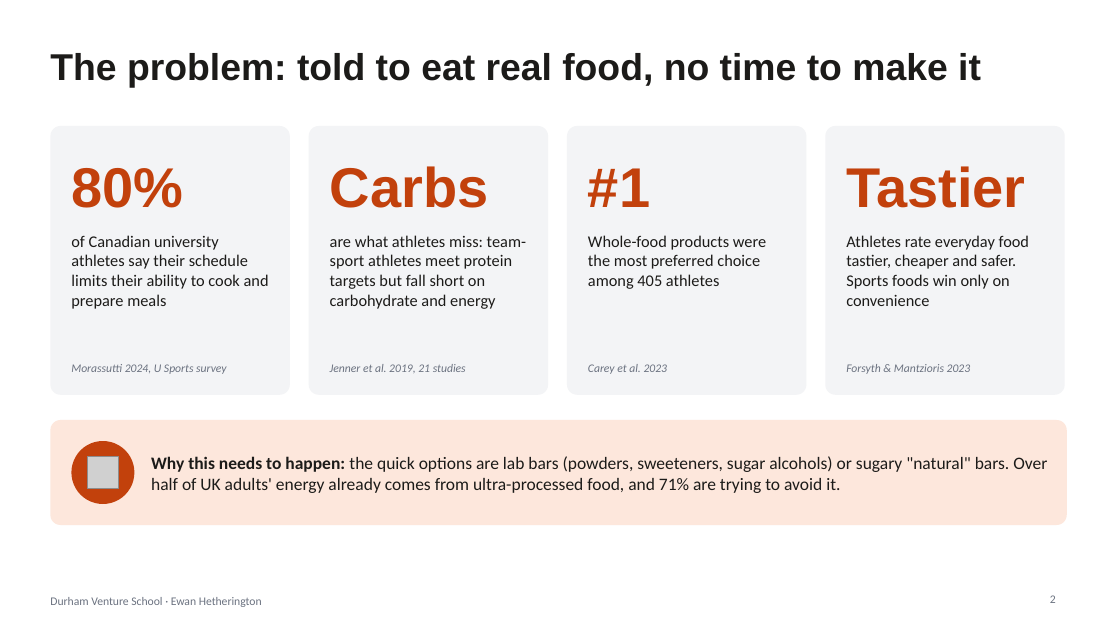
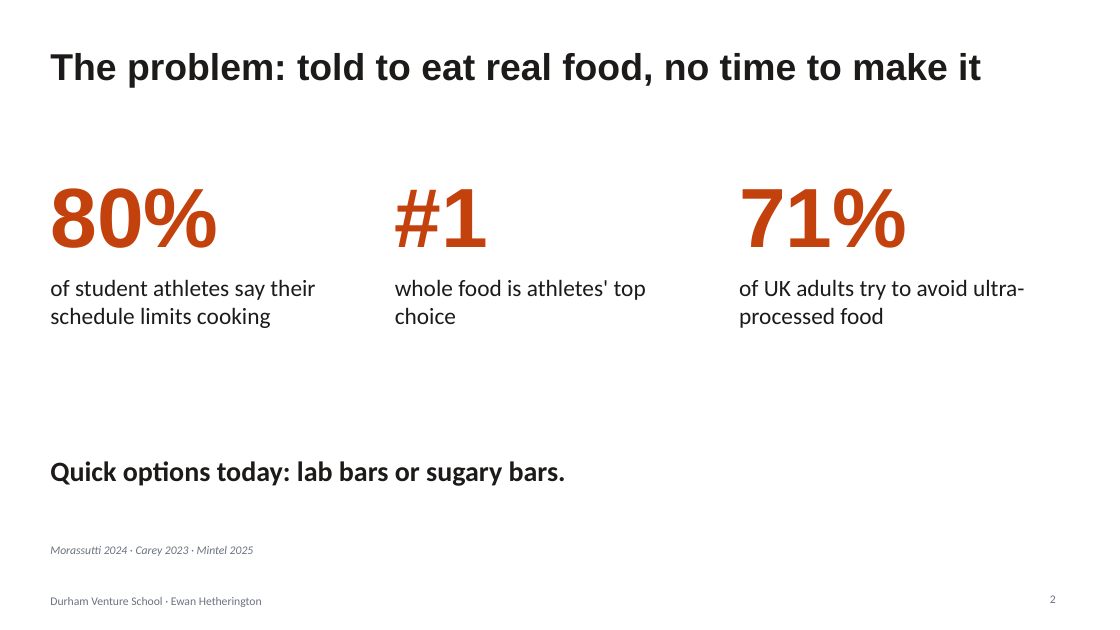
Before and after one commit to ewanh2005-alt/Ewan, a slide deck: slide 2 of 09-pitch/pitch-deck.pptx. Drawn at 1120x630 pixels with LibreOffice and Linux fonts; fonts in the diff are those of the drawing; grey boxes stand for pictures. Boxes give left, top, right and bottom in pixels: in the first picture for what was removed or moved away, otherwise in the second. Text is boxed around its words. In the diff, an @@ line names an element or a change of style, - is before the commit and + after.

```diff
--- a/09-pitch/pitch-deck.pptx
+++ b/09-pitch/pitch-deck.pptx
@@ rounded rectangle removed at [50,126,290,395] @@
@@ rounded rectangle removed at [308,126,548,395] @@
@@ rounded rectangle removed at [567,126,807,395] @@
@@ rounded rectangle removed at [825,126,1065,395] @@
@@ text "80%": place and size @@
-text "80%" at [71,168,183,208]
+text "80%" at [50,188,218,248]
@@ text "80%" at [50,188,218,248]: size 48 to 72 pt @@
@@ text removed at [330,166,489,208] @@
-Carbs
@@ text "#1" at [395,189,488,247]: size 48 to 72 pt @@
@@ text "#1": place and size @@
-text "#1" at [588,168,650,207]
+text "#1" at [395,189,488,247]
@@ text removed at [846,166,1025,208] @@
-Tastier
@@ text added at [739,188,907,248], 72 pt, text #C2410C, bold @@
+71%
@@ text removed at [330,235,526,309] @@
-are what athletes miss: team-sport athletes meet protein targets but fall short on carbohydrate and energy
@@ text removed at [588,235,766,289] @@
-Whole-food products were the most preferred choice among 405 athletes
@@ text removed at [846,235,1029,306] @@
-Athletes rate everyday food tastier, cheaper and safer. Sports foods win only on convenience
@@ text at [50,279,315,328]: text changed; size 14 to 20 pt @@
-of Canadian university athletes say their schedule limits their ability to cook and prepare meals
+of student athletes say their schedule limits cooking
@@ text added at [395,279,646,324], 20 pt, text #1C1B19 @@
+whole food is athletes' top choice
@@ text added at [739,279,1024,328], 20 pt, text #1C1B19 @@
+of UK adults try to avoid ultra-processed food
@@ text removed at [71,364,226,374] @@
-Morassutti 2024, U Sports survey
@@ text removed at [330,364,466,373] @@
-Jenner et al. 2019, 21 studies
@@ text removed at [588,364,668,374] @@
-Carey et al. 2023
@@ text removed at [846,364,971,374] @@
-Forsyth & Mantzioris 2023
@@ rounded rectangle removed at [50,420,1067,525] @@
@@ ellipse removed at [71,441,134,504] @@
@@ text at [50,461,566,486]: text changed; size 15 to 24 pt; bold on @@
-Why this needs to happen: the quick options are lab bars (powders, sweeteners, sugar alcohols) or sugary "natural" bars. Over half of UK adults' energy already comes from ultra-processed food, and 71% are trying to avoid it.
+Quick options today: lab bars or sugary bars.
@@ picture removed at [87,457,119,489] @@
@@ text added at [50,546,254,556], 10 pt, text #6B7280, italic @@
+Morassutti 2024 · Carey 2023 · Mintel 2025
```
Also in this commit, not shown: 3 other slides changed, 1 slide added, 1 slide removed, 2 other files.
